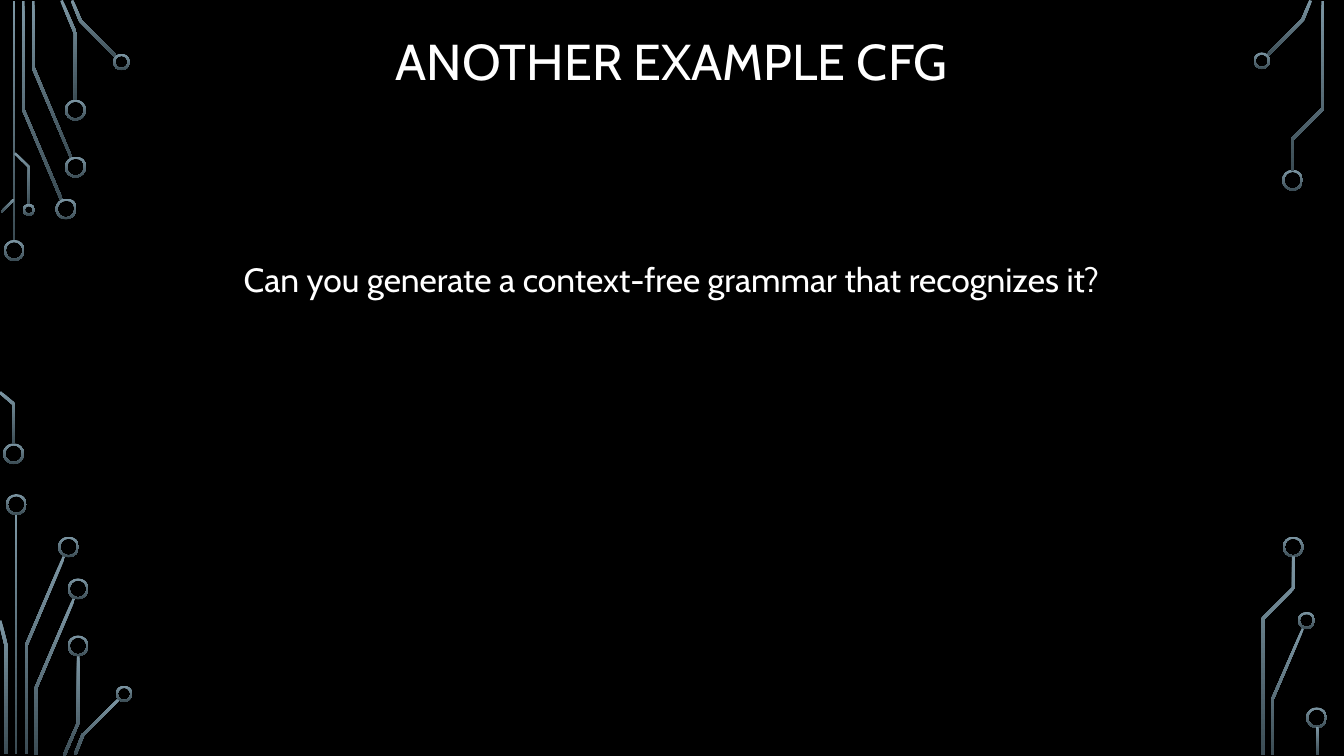
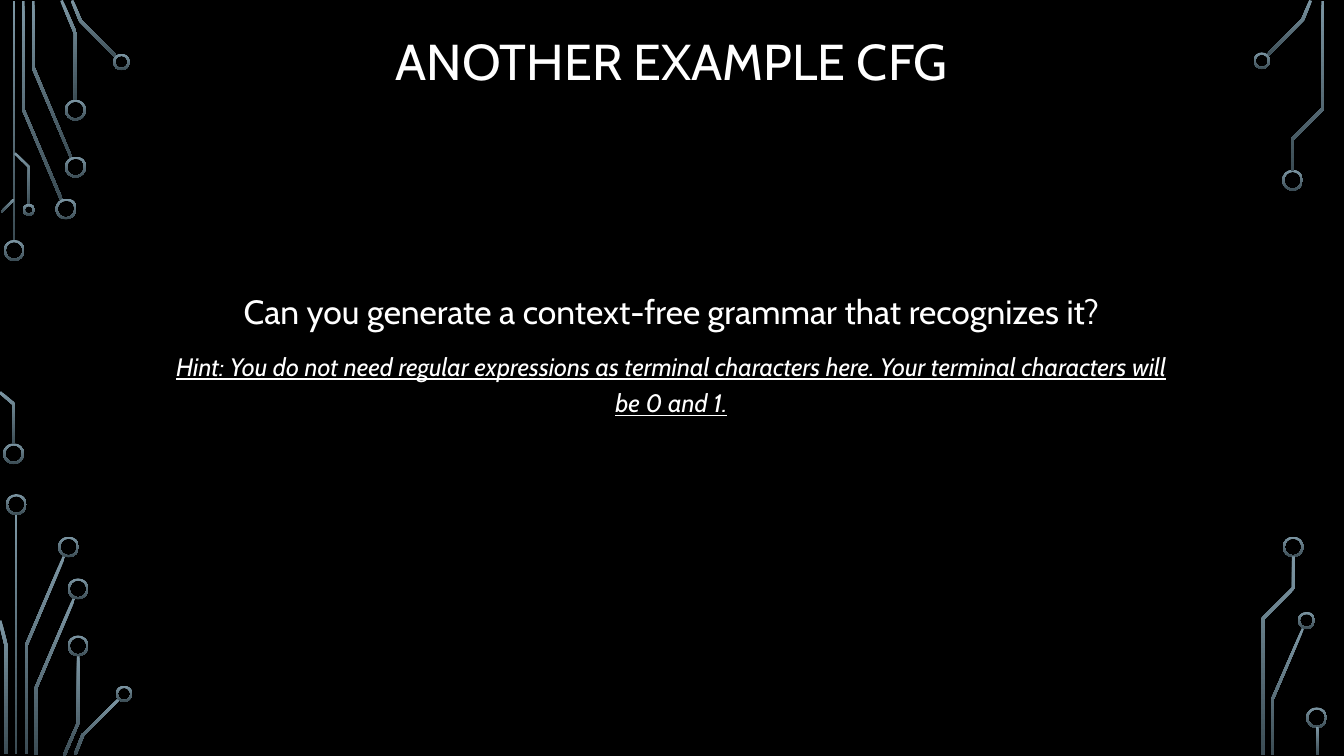
Before and after one commit to markfloryan/dmt2, a slide deck: slide 13 of slides/03-ContextFreeLanguages.pptx (slide 12 before the commit). Drawn at 1344x756 pixels with LibreOffice and Linux fonts; fonts in the diff are those of the drawing; grey boxes stand for pictures; background and template pictures are left out. Boxes give left, top, right and bottom in pixels: in the first picture for what was removed or moved away, otherwise in the second. Text is boxed around its words. In the diff, an @@ line names an element or a change of style, - is before the commit and + after.

```diff
--- a/slides/03-ContextFreeLanguages.pptx
+++ b/slides/03-ContextFreeLanguages.pptx
@@ text "Can you generate a context-free ...": place and size @@
-text "Can you generate a context-free ..." at (244, 266, 1099, 300)
+text "Can you generate a context-free ..." at (176, 298, 1166, 416)
@@ text at (176, 357, 1166, 416): paragraph added @@
+Hint: You do not need regular expressions as terminal characters here. Your terminal characters will be 0 and 1.
```
Also in this commit, not shown: 2 other slides changed, 2 slides added, 1 slide removed, 2 other files.
